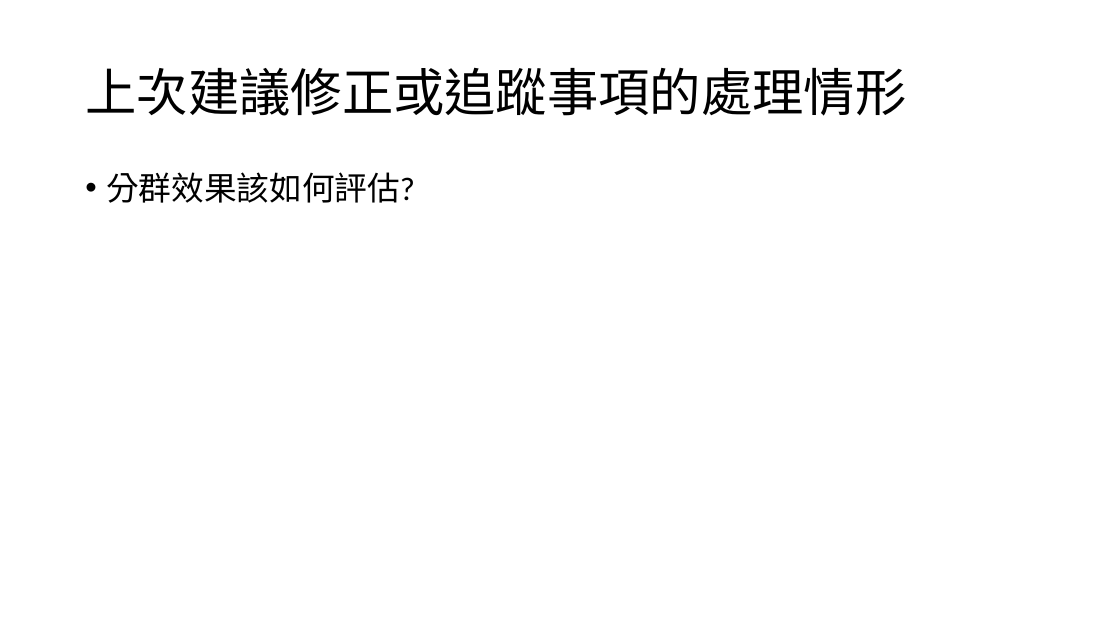
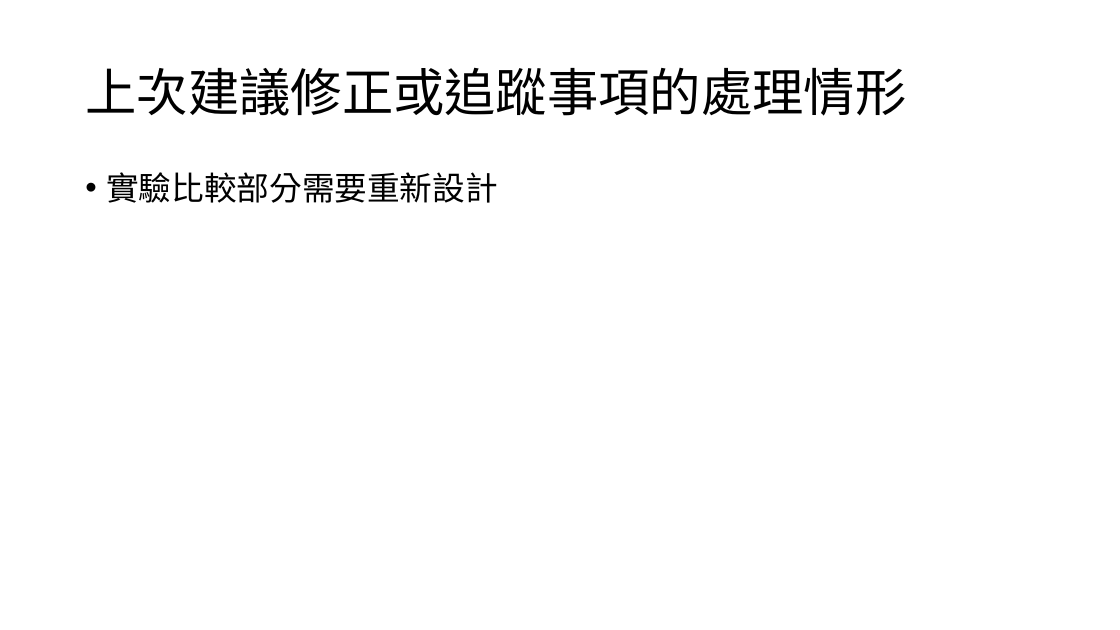
Before and after one commit to ZhongTing/HotTopicDetection, a slide deck: slide 2 of Hot-Topic-Detection.pptx. Drawn at 1120x630 pixels with LibreOffice and Linux fonts; fonts in the diff are those of the drawing. Boxes give left, top, right and bottom in pixels: in the first picture for what was removed or moved away, otherwise in the second. Text is boxed around its words. In the diff, an @@ line names an element or a change of style, - is before the commit and + after.

```diff
--- a/Hot-Topic-Detection.pptx
+++ b/Hot-Topic-Detection.pptx
@@ text at (x1=106, y1=172, x2=497, y2=203): text changed @@
-• 分群效果該如何評估?
+• 實驗比較部分需要重新設計
```
Also in this commit, not shown: 5 other slides changed, 24 slides removed, 1 other file.
